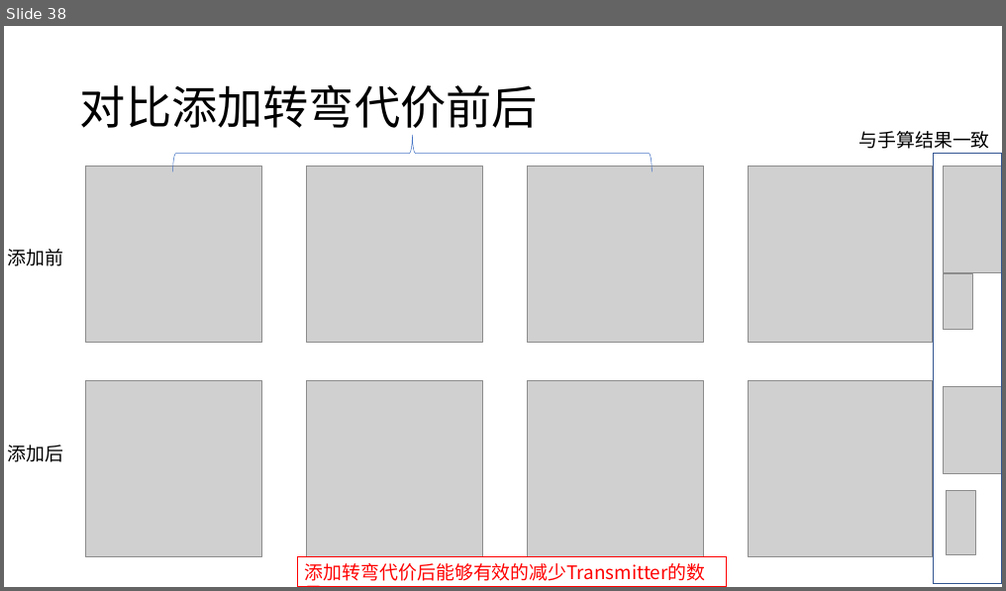
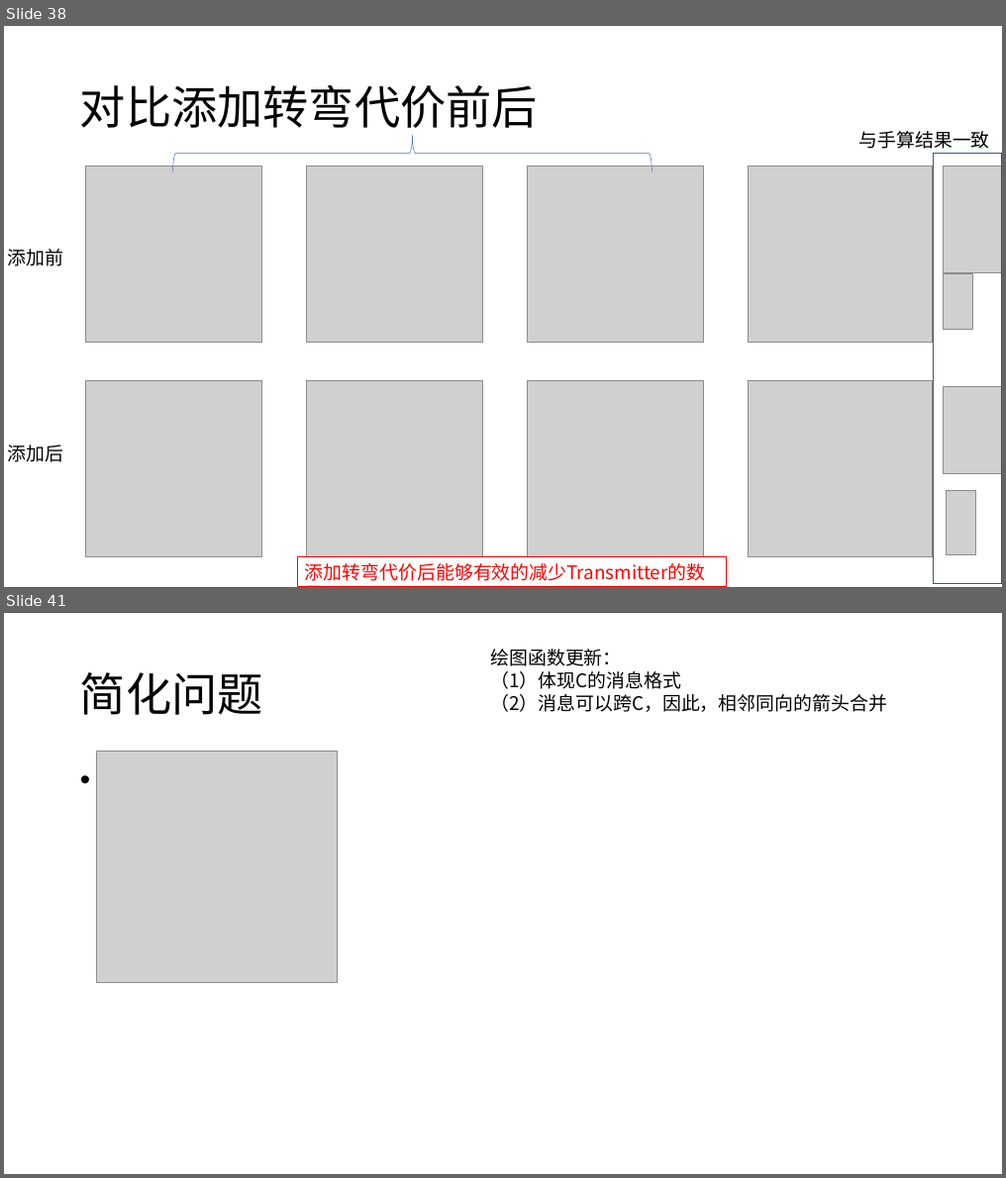
Before and after one commit to HuangDDU/hzy_algorithm, a slide deck: huawei/日志记录.pptx. Shown one above the other, each under a label of ours: slide 38 before the commit, slides 38 and 41 after it; the slides between them are not shown. The pictures are 1006x591 and 1006x1178 pixels, drawn with LibreOffice and Linux fonts; fonts in the diff are those of the drawing; grey boxes stand for pictures. Boxes give left, top, right and bottom in pixels: in the first picture for what was removed or moved away, otherwise in the second. Text is boxed around its words. In the diff, an @@ line names an element or a change of style, - is before the commit and + after.

```diff
--- a/huawei/日志记录.pptx
+++ b/huawei/日志记录.pptx
@@ slide 41 added at (x1=4, y1=613, x2=1002, y2=1174), background #FFFFFF @@
@@ text added at (x1=490, y1=649, x2=887, y2=712), 18 pt, text #000000 @@
+绘图函数更新：
+（1）体现C的消息格式
+（2）消息可以跨C，因此，相邻同向的箭头合并
@@ title added at (x1=80, y1=672, x2=263, y2=715), 44 pt, text #000000 @@
+简化问题
@@ picture added at (x1=97, y1=752, x2=338, y2=983) @@
```
Also in this commit, not shown: 3 other slides added, 9 other files.
